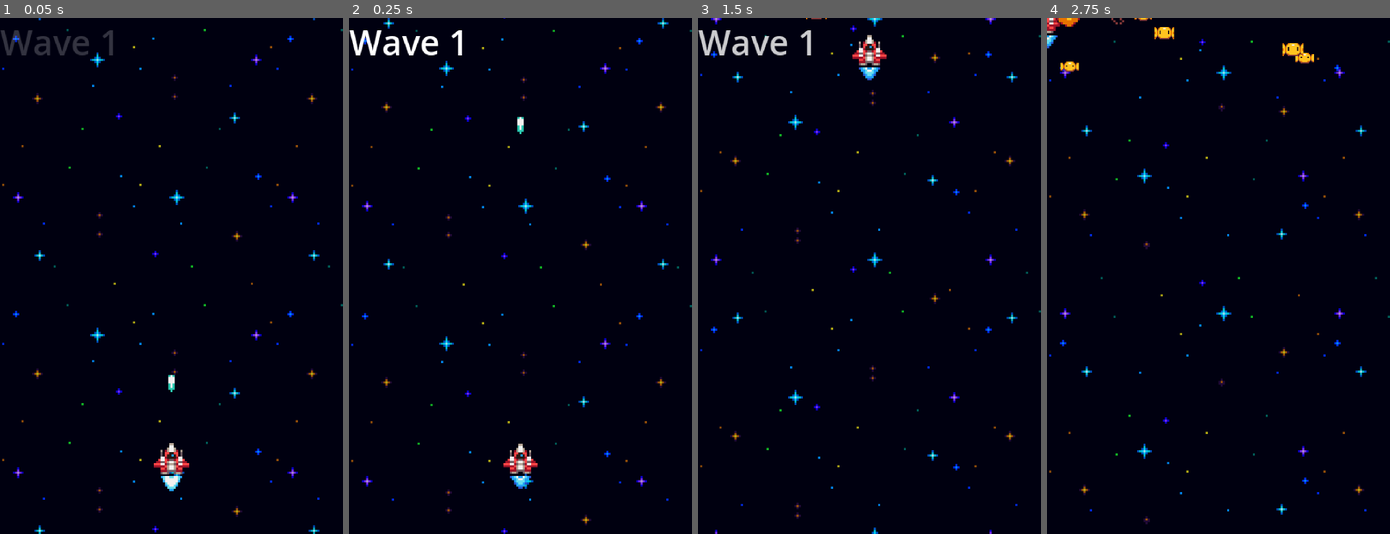
Above: before the commit, frames 1-4 (left to right).
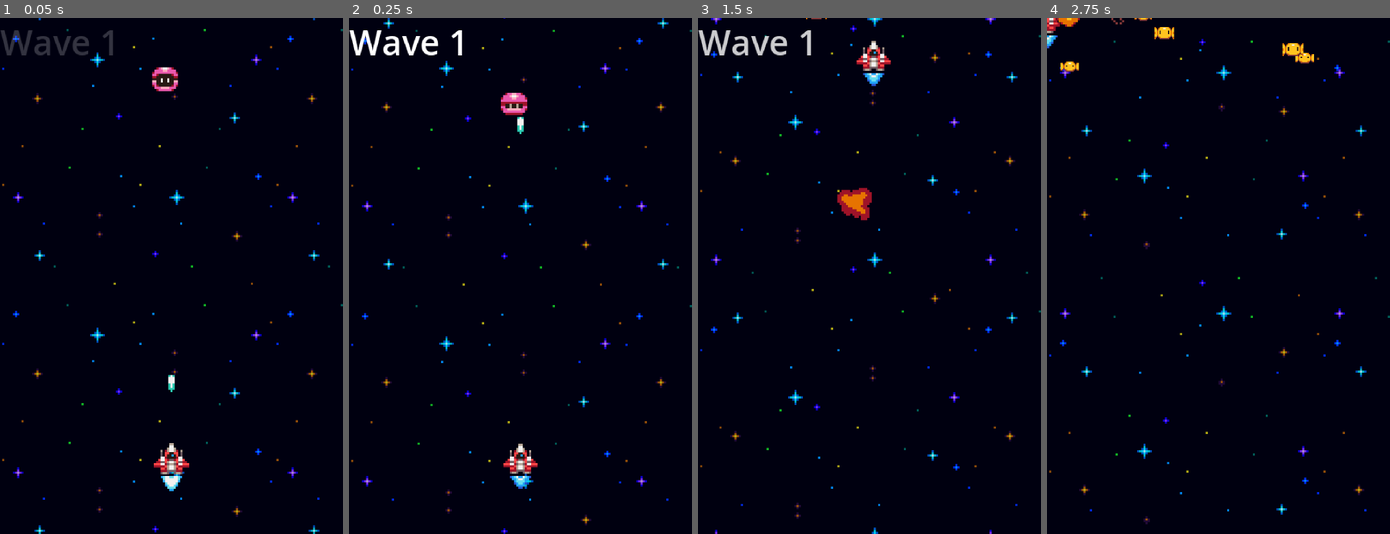
Above: after the commit, the same moments.

Repository: Nicolasult/SpaceShooterPOC
Game: Godot game, scene res://level_a.tscn
Two runs of this game, one before a commit and one after it. Both use one fixed random seed, a clock stepped at 60 frames per second and the inputs below.
Inputs:
- Up to frame 1 (0.05 s): no input
- Up to frame 2 (0.25 s): no input
- Up to frame 3 (1.5 s): hold Up (ui_up) from 0.53 s (still down)
- Up to frame 4 (2.75 s): release Up (ui_up) at 2.03 s; hold Left (ui_left) from 2.03 s (still down)

The runs differ from the first frame. In frame 1, 0.3% of the frame differs, in the area x 44-52%, y 9-15%; in frame 2, 0.3%; in frame 3, 1.1%, in the area x 40-57%, y 3-40%; in frame 4, nothing differs.

Commit message:
finish setup of sine projectile shot by purple enemy

Diff:
--- a/content/enemies/purple_enemy.tscn
+++ b/content/enemies/purple_enemy.tscn
@@ -1,8 +1,10 @@
-[gd_scene load_steps=13 format=3 uid="uid://c5g81ilur4ywa"]
+[gd_scene load_steps=15 format=3 uid="uid://c5g81ilur4ywa"]
 
 [ext_resource type="PackedScene" uid="uid://cw7mysef2xmv7" path="res://content/enemies/enemy.tscn" id="1_2iuco"]
 [ext_resource type="Texture2D" uid="uid://bg2ur8t8sp1y0" path="res://assets/pink_enemy.png" id="2_fpu40"]
 [ext_resource type="Resource" uid="uid://blbl1keymvhid" path="res://gameplay/movement/MoveStaircasePurple.tres" id="2_y822r"]
+[ext_resource type="Script" uid="uid://crffxe3nwxpy6" path="res://gameplay/combat/enemy_shooter.gd" id="4_sk1qy"]
+[ext_resource type="PackedScene" uid="uid://xshpdrppab3q" path="res://content/projectiles/enemy_sine_projectile.tscn" id="5_1axmy"]
 
 [sub_resource type="CircleShape2D" id="CircleShape2D_fpu40"]
 radius = 6.0
@@ -75,3 +77,10 @@
 
 [node name="CollisionShape2D" type="CollisionShape2D" parent="." index="8"]
 shape = SubResource("CircleShape2D_ibdjk")
+
+[node name="EnemyShooter" type="Node" parent="." index="9"]
+script = ExtResource("4_sk1qy")
+projectile_scene = ExtResource("5_1axmy")
+muzzle_offset = Vector2(0, 6)
+cooldown = 2.0
+damage_override = 20.0
--- a/content/projectiles/enemy_sine_projectile.tscn
+++ b/content/projectiles/enemy_sine_projectile.tscn
@@ -45,6 +45,10 @@
 [node name="EnemySineProjectile" type="Area2D"]
 collision_layer = 8
 script = ExtResource("1_ryctp")
+speed_down = 60.0
+amplitude_px = 12.0
+frequency_hz = 1.5
+lifetime = 12.0
 
 [node name="AnimatedSprite2D" type="AnimatedSprite2D" parent="."]
 sprite_frames = SubResource("SpriteFrames_77qox")
--- /dev/null
+++ b/gameplay/combat/enemy_shooter.gd
@@ -0,0 +1,73 @@
+extends Node
+class_name EnemyShooter
+
+@export var projectile_scene: PackedScene
+@export var muzzle_offset: Vector2 = Vector2(0, 12)    # un peu sous l’ennemi
+@export var cooldown: float = 0.6
+@export var only_when_side_phase: bool = true          # ← clé de ta demande
+@export var damage_override: float = -1.0              # <0 = garder valeur par défaut du projectile
+
+var _cd: float = 0.0
+var _owner_2d: Node2D
+var _movement: Object
+
+func _ready() -> void:
+	_owner_2d = get_parent() as Node2D
+	# Récupère la propriété "movement" si elle existe sur le parent (Enemy)
+	if _owner_2d and _owner_2d.has_method("get"):
+		if _owner_2d.has_meta("movement"):
+			_movement = _owner_2d.get_meta("movement")
+		elif _owner_2d.has_method("get"):
+			# fallback: lis la propriété exportée s'il y en a une
+			if _owner_2d.has_method("get"):
+				# Godot n'a pas de get_property dynamique, on tente via "has" sur la property list
+				var plist = _owner_2d.get_property_list()
+				for p in plist:
+					if p is Dictionary and p.get("name","") == "movement":
+						_movement = _owner_2d.get("movement")
+						break
+	# Si movement est une Resource avec signal, branche (facultatif)
+	if _movement and _movement.has_signal("phase_changed"):
+		_movement.connect("phase_changed", Callable(self, "_on_phase_changed"))
+
+func _process(dt: float) -> void:
+	_cd -= dt
+	if _cd > 0.0:
+		return
+	if not projectile_scene:
+		return
+
+	# Condition de tir : soit pas de contrainte, soit "phase horizontale" requise
+	if only_when_side_phase and _movement and _movement.has_method("is_side_phase"):
+		if not _movement.is_side_phase():
+			return
+
+	_fire_once()
+	_cd = cooldown
+
+func _fire_once() -> void:
+	var p: Node = projectile_scene.instantiate()
+	if not p:
+		return
+	if _owner_2d:
+		(p as Node2D).global_position = _owner_2d.global_position + muzzle_offset
+	# override dégâts si demandé
+	if damage_override >= 0.0:
+		if p.has_method("set_damage"):
+			p.call("set_damage", damage_override)
+		elif _has_property(p, &"damage"):
+			p.set("damage", damage_override)
+
+	get_tree().current_scene.add_child(p)
+
+func _on_phase_changed(_new_phase: int) -> void:
+	# Petit bonus: reset le cooldown quand on ENTRE en phase horizontale (tir "immédiat").
+	if only_when_side_phase and _movement and _movement.has_method("is_side_phase"):
+		if _movement.is_side_phase():
+			_cd = 0.0
+
+func _has_property(obj: Object, prop: StringName) -> bool:
+	for d in obj.get_property_list():
+		if d is Dictionary and d.get("name","") == String(prop):
+			return true
+	return false
--- a/gameplay/movement/MoveStaircasePurple.tres
+++ b/gameplay/movement/MoveStaircasePurple.tres
@@ -1,6 +1,6 @@
 [gd_resource type="Resource" script_class="MoveStaircase" load_steps=2 format=3 uid="uid://blbl1keymvhid"]
 
-[ext_resource type="Script" uid="uid://dq2dmnuxoxwu8" path="res://gameplay/movement/move_staricase.gd" id="1_1dlnt"]
+[ext_resource type="Script" uid="uid://dq2dmnuxoxwu8" path="res://gameplay/movement/move_staircase.gd" id="1_1dlnt"]
 
 [resource]
 script = ExtResource("1_1dlnt")
--- a/gameplay/movement/move_staricase.gd
+++ b/gameplay/movement/move_staircase.gd
@@ -14,6 +14,11 @@
 var _t: float = 0.0
 var _dir_x: int = 1
 var _inited: bool = false
+
+signal phase_changed(new_phase: int)
+
+func is_side_phase() -> bool:
+	return _phase == Phase.SIDE
 
 func _init_once() -> void:
 	if _inited: return
--- a/level_a.tscn
+++ b/level_a.tscn
@@ -9,6 +9,7 @@
 [ext_resource type="PackedScene" uid="uid://dht6gjcl43n1b" path="res://content/player/player.tscn" id="6_va7m1"]
 [ext_resource type="Resource" uid="uid://l0yycois2ihy" path="res://gameplay/spawning/level_a/wave_a4/wave4.tres" id="7_sx5to"]
 [ext_resource type="PackedScene" uid="uid://2g5gt6cvs7mi" path="res://content/effects/space_background.tscn" id="7_w3qxq"]
+[ext_resource type="PackedScene" uid="uid://c5g81ilur4ywa" path="res://content/enemies/purple_enemy.tscn" id="10_f0rif"]
 
 [node name="LevelA" type="Node2D"]
 
@@ -35,3 +36,6 @@
 
 [node name="Player" parent="." instance=ExtResource("6_va7m1")]
 position = Vector2(80, 205)
+
+[node name="PurpleEnemy" parent="." instance=ExtResource("10_f0rif")]
+position = Vector2(77, 26)
Not shown, added: gameplay/combat/enemy_shooter.gd.uid
Renamed: gameplay/movement/move_staricase.gd.uid -> gameplay/movement/move_staircase.gd.uid
Not shown: 1 places in level_a.tscn that only renumber resources
